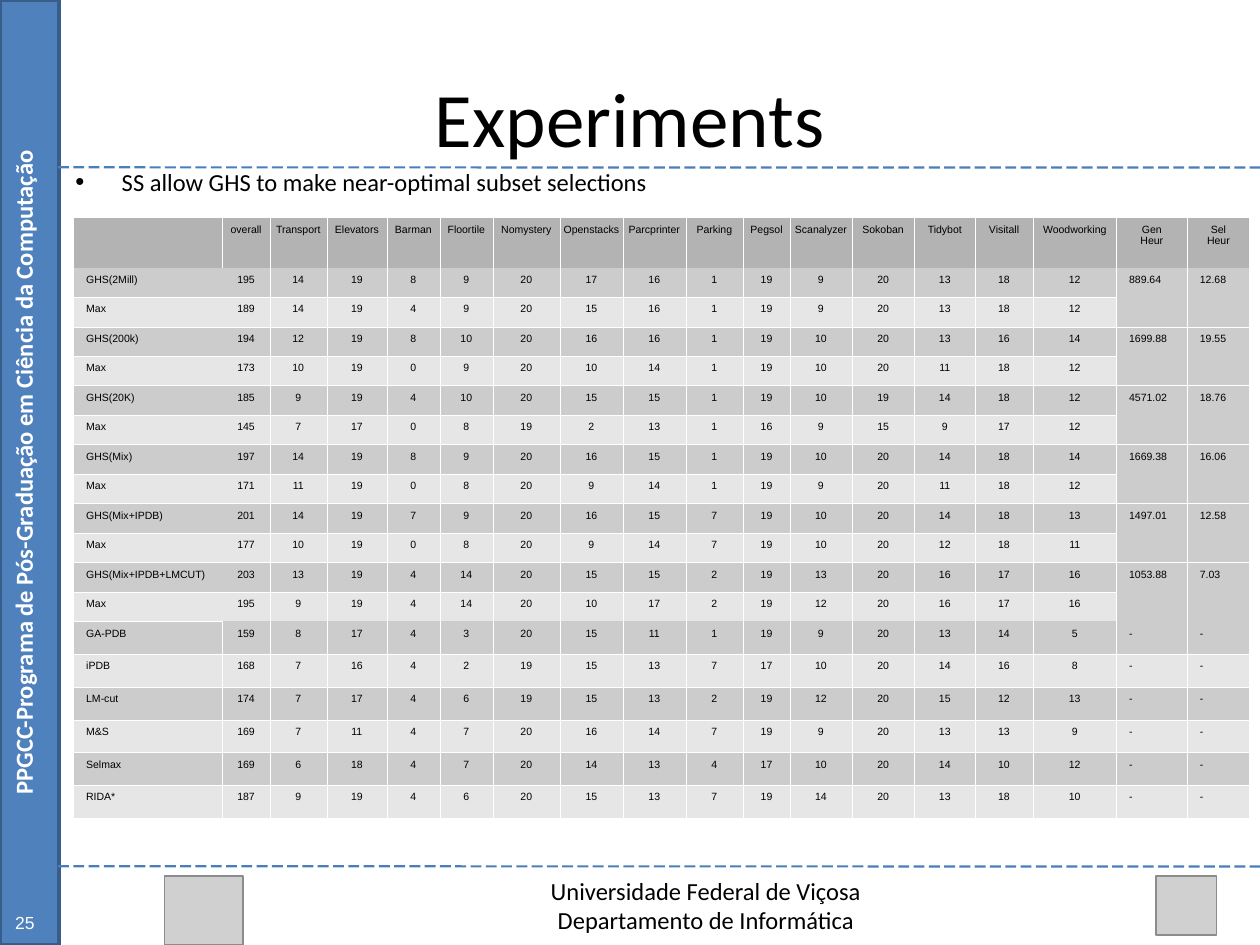
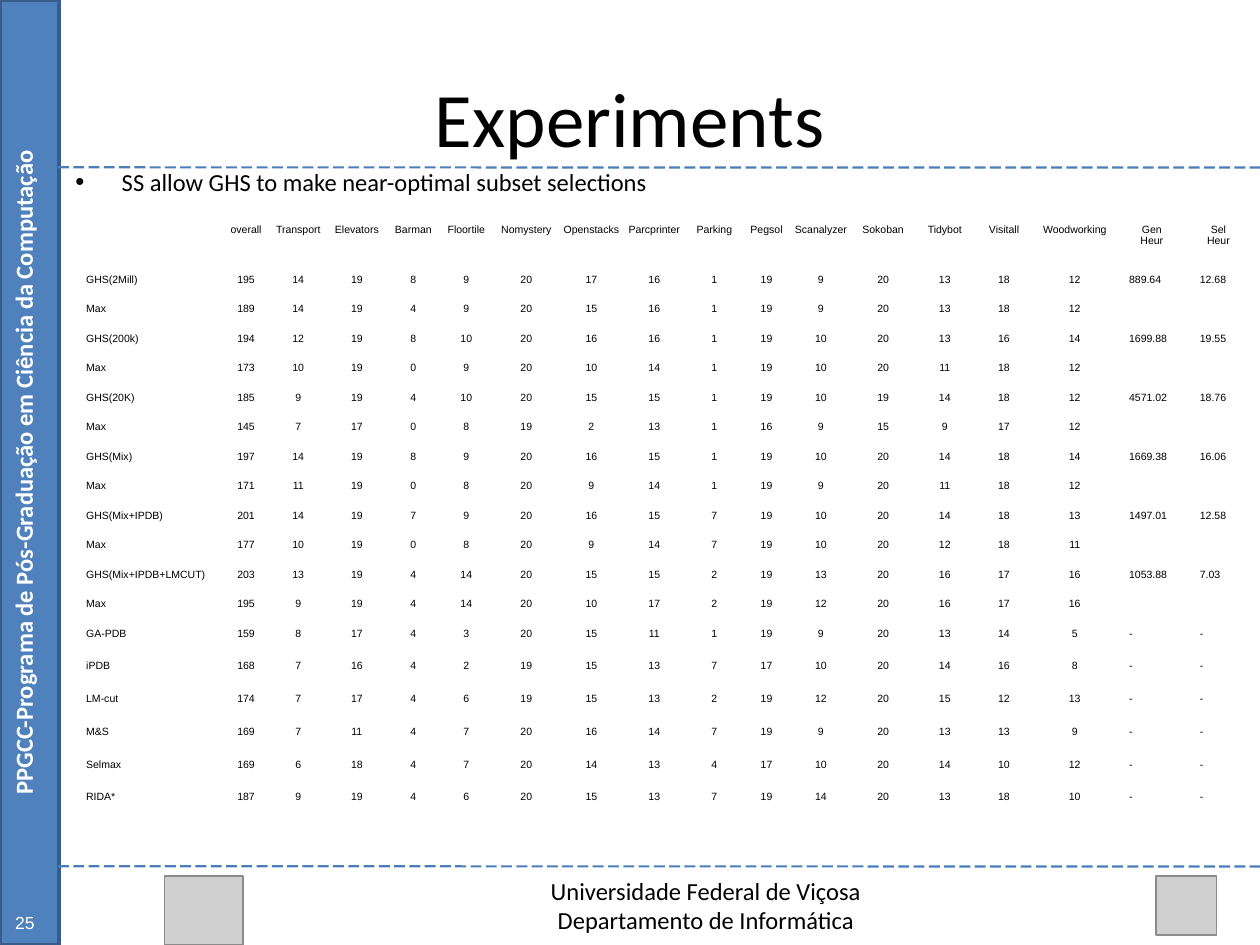
Before and after one commit to Marvinsky/research-marvin, a slide deck: slide 51 of latex/odp/dissertation_v1.odp (slide 50 before the commit). Drawn at 1260x945 pixels with LibreOffice and Linux fonts; fonts in the diff are those of the drawing; grey boxes stand for pictures. Boxes give left, top, right and bottom in pixels: in the first picture for what was removed or moved away, otherwise in the second. Text is boxed around its words. In the diff, an @@ line names an element or a change of style, - is before the commit and + after.

```diff
--- a/latex/odp/dissertation_v1.odp
+++ b/latex/odp/dissertation_v1.odp
@@ table at [73,217,1246,818] @@
@@ fill #B3B3B3 to none in 17 cells @@
@@ fill #CCCCCC to none in 162 cells @@
@@ fill #E6E6E6 to none in 150 cells @@
```
Also in this commit, not shown: 5 other slides changed, 1 slide added, 5 other files.
